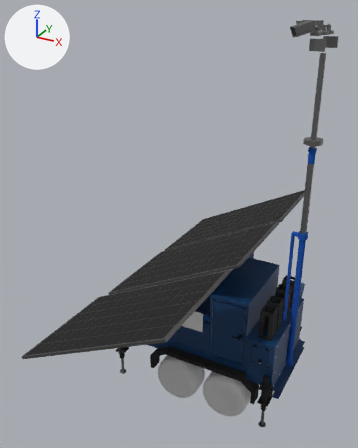
The glTF model exportar/reboque_xpto.glb: old version first, new version second.
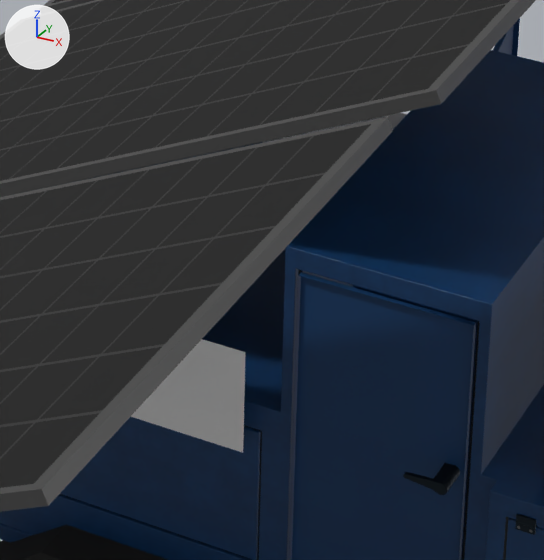
There are two pictures of each version: one whole from a camera (50 mm lens) standing at (1.45, -6.07, 5.56) and looking at (-1.81, -0.14, 2.6), one close up on the part from 44% to 72% of the width and 55% to 79% of the height. Every picture has the same lights, and +X, +Y and +Z are marked at upper left. The first two pictures are the older version. Where no turn or scale is listed for an object, it has been applied to the vertices. Vertices at exactly the same position are counted once.
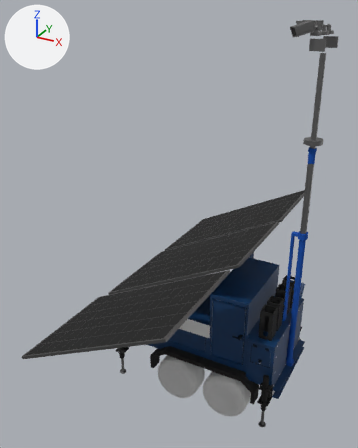
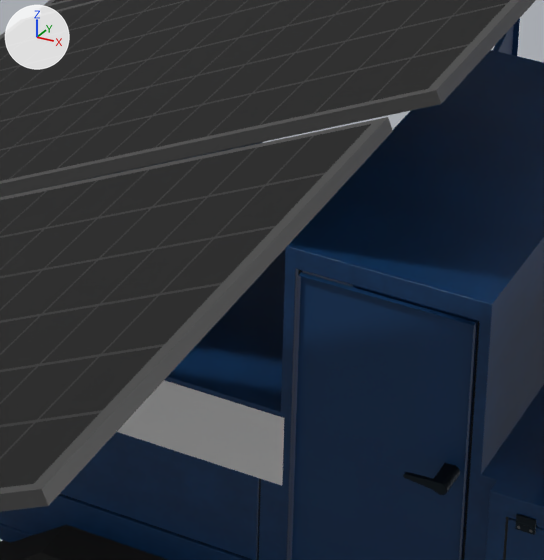
Boxes [x1, y1, x2, y2] around the edits, measured in the close-ups (544 x 560 px):
'Mesh_202', reshaped, moved
    before: [131, 339, 246, 453]
    after: [117, 380, 284, 486]
'Mesh_203', reshaped, moved (not visible afterwards)
    before: [263, 113, 407, 143]

The change in detail:
me_mesh_202 is used by ob_mesh_202; location (-1.524, -0.701, 1.409).
me_mesh_202 had 4 vertices, 2 faces and spanned x -0.41..0.41, y 0.0, z -0.16..0.16.
me_mesh_202 now has 4 vertices, 2 faces and spans x -0.28..0.28, y 0.0, z -0.11..0.11.
Part 1, on me_mesh_202:
Vertex 0 of me_mesh_202 moves from (-0.41, 0.0, 0.16) to (-0.28, 0.0, 0.11).
Vertex 1 of me_mesh_202 moves from (0.41, 0.0, 0.16) at pixel (245, 352) to (0.28, 0.0, 0.11) at pixel (284, 417).
Vertex 2 of me_mesh_202 moves from (-0.41, 0.0, -0.16) to (-0.28, 0.0, -0.11).
Vertex 3 of me_mesh_202 moves from (0.41, 0.0, -0.16) at pixel (243, 452) to (0.28, 0.0, -0.11) at pixel (282, 485).
me_mesh_203 is used by ob_mesh_203; location (-1.524, 0.7, 1.409).
me_mesh_203 had 4 vertices, 2 faces and spanned x -0.41..0.41, y 0.0, z -0.16..0.16.
me_mesh_203 now has 4 vertices, 2 faces and spans x -0.28..0.28, y 0.0, z -0.11..0.11.
Part 2, on me_mesh_203:
Vertex 0 of me_mesh_203 moves from (0.41, 0.0, 0.16) to (0.28, 0.0, 0.11).
Vertex 1 of me_mesh_203 moves from (-0.41, 0.0, 0.16) to (-0.28, 0.0, 0.11).
Vertex 2 of me_mesh_203 moves from (0.41, 0.0, -0.16) to (0.28, 0.0, -0.11).
Vertex 3 of me_mesh_203 moves from (-0.41, 0.0, -0.16) to (-0.28, 0.0, -0.11).
Object 'Mesh_202' (ob_mesh_202) moves from (-1.524, -0.701, 1.409) to (-1.3, -0.647, 1.25).
Object 'Mesh_203' (ob_mesh_203) moves from (-1.524, 0.7, 1.409) to (-1.42, 0.647, 1.25).
